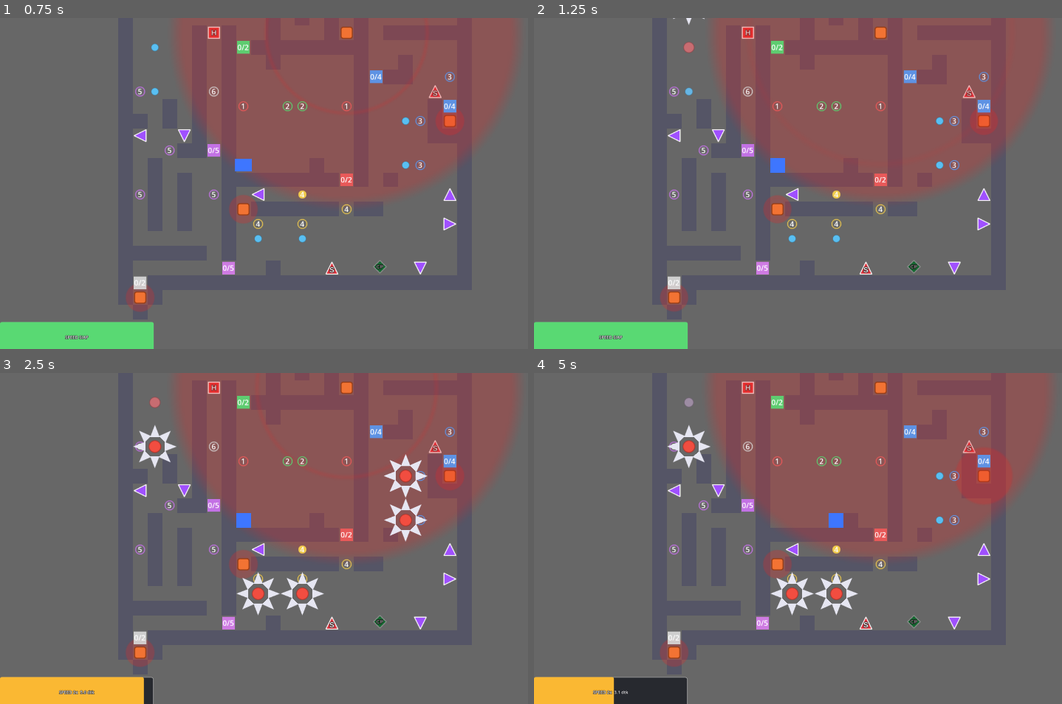
Above: before the commit, frames 1-4 (two rows, left to right).
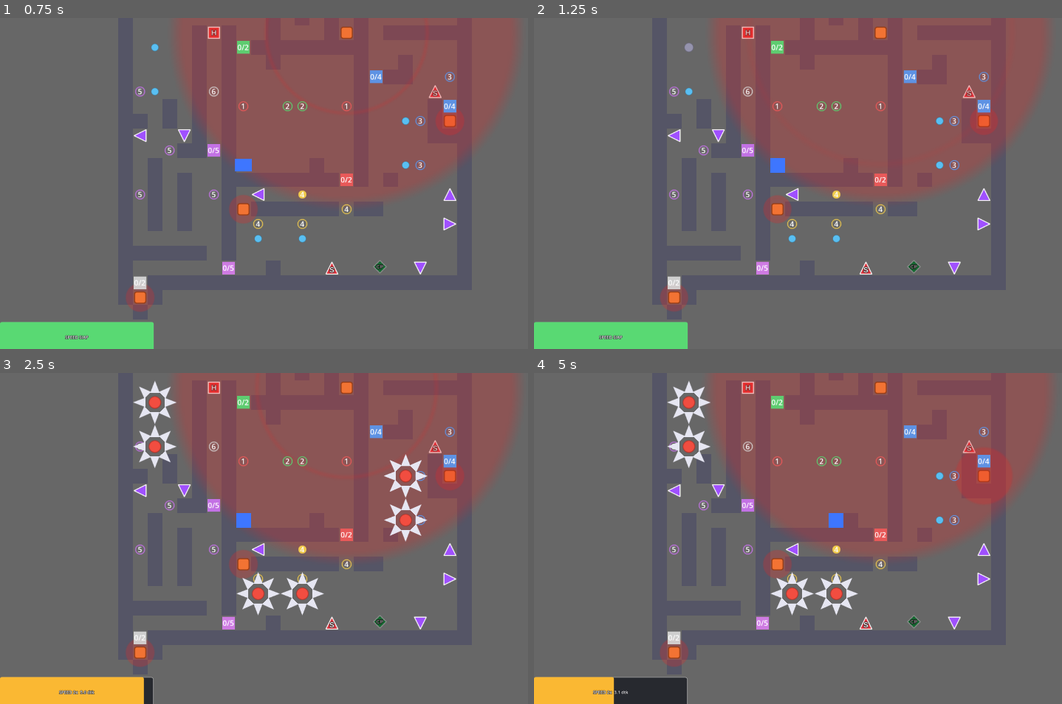
Above: after the commit, the same moments.

Repository: Abyytes/Checkpoint
Game: Godot game, scene res://tscn.level/level_4.tscn
The game is run twice, just before and just after one commit, with the same random seed, the same clock (stepped at 60 frames per second) and the same inputs. This scene is started directly instead of the project's main scene.
Inputs (mouse positions are in pixels of both pictures, inside the frame that each line leads up to):
- Up to frame 1 (0.75 s): tap Enter (ui_accept) at 0.5 s; move the mouse to (422, 166) at 0.52 s; hold D from 0.53 s (still down); tap R at 0.6 s; click (422, 166) at 0.67 s
- Up to frame 2 (1.25 s): keep holding D; tap Enter (ui_accept) at 0.77 s
- Up to frame 3 (2.5 s): release D at 1.25 s; drag from (179, 555) to (216, 386) at 1.27 s; move the mouse to (353, 465) at 2.02 s; hold D from 2.03 s (still down); tap 2 at 2.1 s
- Up to frame 4 (5 s): release D at 2.75 s; drag from (798, 604) to (966, 445) at 2.77 s; move the mouse to (1003, 588) at 3.52 s; hold A 3.53-4.25 s; tap R at 3.6 s; tap Enter (ui_accept) at 3.77 s; drag from (650, 488) to (866, 624) at 4.27 s

Frame 1 is identical in both runs. In frame 2, less than 0.1% of the frame differs, in the area x 26-33%, y 0-11%; in frame 3, 0.4%, in the area x 25-34%, y 2-16%; in frame 4, 0.4%.

Commit message:
Fix lvl 4

Diff:
--- a/tscn.level/level_4.tscn
+++ b/tscn.level/level_4.tscn
@@ -81,9 +81,6 @@
 [node name="hoaxtile2" parent="Objects" unique_id=393865065 instance=ExtResource("7_82cyk")]
 position = Vector2(208, -497)
 
-[node name="coin" parent="Objects" unique_id=1092498999]
-position = Vector2(120, 16)
-
 [node name="spike" parent="Objects" unique_id=1451885565 instance=ExtResource("9_6jwjh")]
 position = Vector2(336, -207)
 
@@ -296,18 +293,18 @@
 
 [node name="BalloonTrap9" parent="Objects" unique_id=695632212 instance=ExtResource("15_nibt0")]
 position = Vector2(-275, -201)
-start_offset = 0.45
-idle_time = 0.75
+start_offset = 0.75
+idle_time = 0.5
 
 [node name="BalloonTrap11" parent="Objects" unique_id=840165742 instance=ExtResource("15_nibt0")]
 position = Vector2(-275, -296)
-start_offset = 0.3
+start_offset = 0.5
 idle_time = 0.5
 
 [node name="BalloonTrap12" parent="Objects" unique_id=1526096853 instance=ExtResource("15_nibt0")]
 position = Vector2(-275, -392)
-start_offset = 0.15
-idle_time = 0.25
+start_offset = 0.25
+idle_time = 0.5
 
 [node name="BalloonTrap4" parent="Objects" unique_id=1846347085 instance=ExtResource("15_nibt0")]
 position = Vector2(275, -155)
Not shown: 1 places in Lama/mainmenu lama.tscn that only renumber resources
